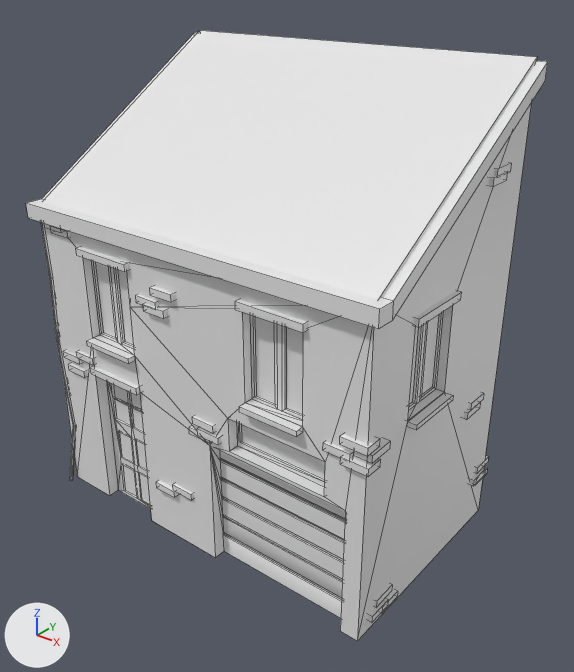
Renders of the FBX model UnityProject/Assets/Models/Huis1_Export.FBX from each side of a commit.
Camera for both pictures: a 50 mm camera at (35.3, -8.65, 7.04) aimed at (29.6, -1.53, 2.63). The axes (+X, +Y, +Z) are drawn at lower left. The lights are the same throughout. Mesh edges are drawn as thin lines. Where no turn or scale is listed for an object, it has been applied to the vertices.
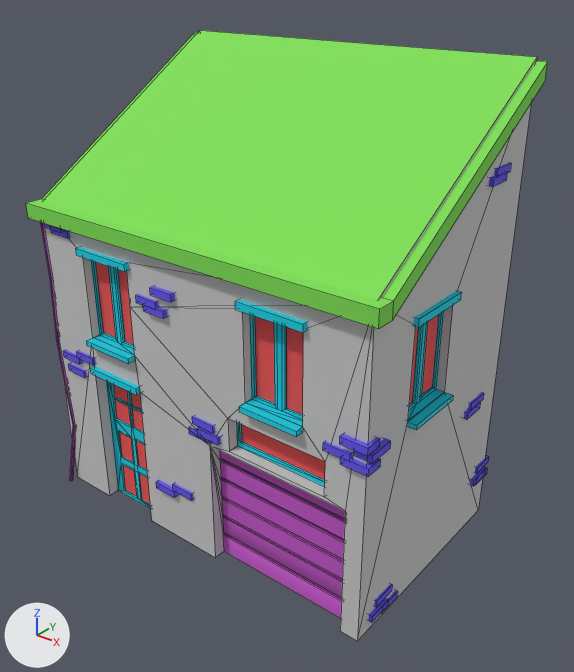
The newer file is also rescaled (x1.489), turned or shifted as a whole; pictures and numbers use the older file's frame.

What differs and where, as boxes [x1, y1, x2, y2] in the pictures (574 x 672 px):
part 1 of me_mesh, recoloured: [44, 58, 537, 641] in both
part 2 of me_mesh, recoloured (grey to blue): [44, 223, 391, 500] in both
part 3 of me_mesh, recoloured (grey to blue): [368, 393, 489, 622] in both
part 4 of me_mesh, recoloured (grey to blue): [489, 163, 511, 187] in both
part 5 of me_mesh, recoloured (white to green): [26, 30, 548, 329] in both
part 6 of me_mesh, recoloured (grey to red): [113, 384, 150, 504] in both
part 7 of me_mesh, recoloured (grey to red): [95, 262, 134, 345] in both
part 8 of me_mesh, recoloured (grey to red): [255, 315, 438, 415] in both
part 9 of me_mesh, recoloured (grey to red): [241, 424, 325, 480] in both
part 10 of me_mesh, recoloured: [220, 451, 345, 618] in both
part 11 of me_mesh, recoloured: [40, 222, 75, 481] in both
part 12 of me_mesh, recoloured (grey to cyan): [76, 247, 151, 509] in both
part 13 of me_mesh, recoloured (grey to cyan): [235, 291, 462, 487] in both

What changed in the scene script:
```text
Add mat_material__26:
    mat_material__26 = principled_material('Material #26')
    mat_material__26.base_color = (0.125, 0.0902, 0.871)  # blue #6355f0
    mat_material__26.roughness = 0.859
Add mat_material__25:
    mat_material__25 = principled_material('Material #25')
    mat_material__25.base_color = (0.588, 0.588, 0.588)  # light grey #cacaca
    mat_material__25.roughness = 0.859
Add mat_material__60:
    mat_material__60 = principled_material('Material #60')
    mat_material__60.base_color = (0.212, 0.737, 0.0902)  # green #7fdf55
    mat_material__60.roughness = 0.859
Add mat_material__85:
    mat_material__85 = principled_material('Material #85')
    mat_material__85.base_color = (0.0, 0.635, 0.792)  # cyan #00d1e6
    mat_material__85.roughness = 0.859
Add mat_material__61:
    mat_material__61 = principled_material('Material #61')
    mat_material__61.base_color = (0.878, 0.0902, 0.0902)  # red #f15555
    mat_material__61.roughness = 0.859
Add mat_material__73:
    mat_material__73 = principled_material('Material #73')
    mat_material__73.base_color = (0.537, 0.0902, 0.576)  # pink #c255c8
    mat_material__73.roughness = 0.859
Change me_mesh:
    where me_mesh.from_pydata(...)  # 702 vertices, 552 faces; spans x -2.62..2.62, y -1.57..1.63, z -0.02..5.98
    used by ob_box054; location = (29.3, -1.57, 0.04)
    me_mesh part 1: 75 of the faces centred in x -2.51..2.49, y -1.43..0.86, z 0.27..4.34 switch from no material to mat_material__25 (light grey #cacaca)
    me_mesh part 2: 110 of the faces centred in x -2.56..2.57, y -1.5..-0.11, z 0.67..3.96 switch from no material to mat_material__26 (blue #6355f0)
    me_mesh part 3: 40 of the faces centred in x 2.41..2.54, y -1.22..1.63, z 0.06..2.04 switch from no material to mat_material__26 (blue #6355f0)
    me_mesh part 4: 10 of the faces centred in x 2.41..2.54, y 0.71..1.15, z 4.76..4.92 switch from no material to mat_material__26 (blue #6355f0)
    me_mesh part 5: 10 of the faces centred in x -2.62..2.62, y -1.55..0.12, z 3.96..5.06 switch from no material to mat_material__60 (green #7fdf55)
    me_mesh part 6: all 8 faces centred in x -1.51..-1.15, y -1.25..-1.24, z 0.27..1.73 switch from no material to mat_material__61 (red #f15555)
    me_mesh part 7: all 4 faces centred in x -2.36..-1.12, y -1.29..-0.03, z 3.07 switch from no material to mat_material__61 (red #f15555)
    me_mesh part 8: all 4 faces centred in x 1.07..2.35, y -1.29..-0.03, z 3.07 switch from no material to mat_material__61 (red #f15555)
    me_mesh part 9: the 1 face centred in x 1.3, y -1.27, z 1.99 switches from no material to mat_material__61 (red #f15555)
    me_mesh part 10: all 31 faces centred in x 1.28, y -1.27..-1.25, z 0.11..1.56 switch from no material to mat_material__73 (pink #c255c8)
    me_mesh part 11: all 30 faces centred in x -2.53..-2.43, y -1.52..-1.41, z 0.19..3.65 switch from no material to mat_material__73 (pink #c255c8)
    me_mesh part 12: 125 of the faces centred in x -2.61..-0.88, y -1.54..0.19, z 0.01..3.73 switch from no material to mat_material__85 (cyan #00d1e6)
    me_mesh part 13: 73 of the faces centred in x 0.66..2.6, y -1.54..0.19, z 1.82..3.73 switch from no material to mat_material__85 (cyan #00d1e6)
```
